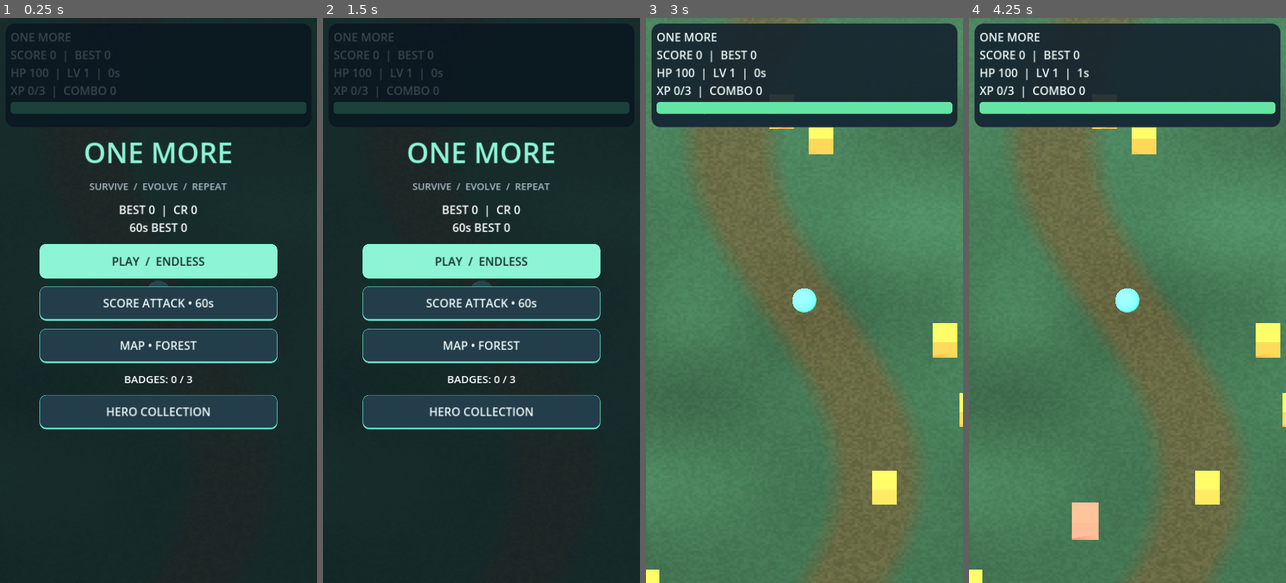
Above: before the commit, frames 1-4 (left to right).
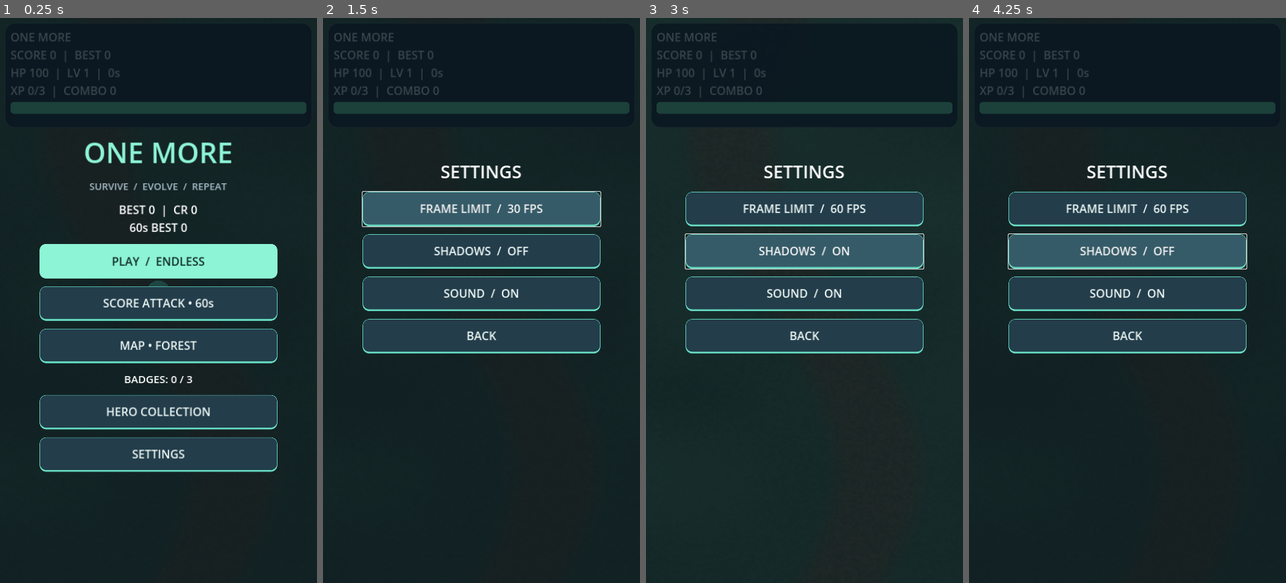
Above: after the commit, the same moments.

Repository: gemini13334-beep/---
Game: Godot game, scene res://main.tscn
The game is run twice, just before and just after one commit, with the same random seed, the same clock (stepped at 60 frames per second) and the same inputs.
Inputs (mouse positions are in pixels of both pictures, inside the frame that each line leads up to):
- Up to frame 1 (0.25 s): no input
- Up to frame 2 (1.5 s): click (481, 453) at 0.5 s, where only the run after the commit has a clickable "SETTINGS"; click (481, 210) at 1.25 s, where only the run after the commit has a clickable "FRAME LIMIT / 60 FPS"
- Up to frame 3 (3 s): click (804, 210) at 2 s, where only the run after the commit has a clickable "FRAME LIMIT / 30 FPS"; click (804, 249) at 2.75 s, where only the run after the commit has a clickable "SHADOWS / OFF"
- Up to frame 4 (4.25 s): click (1127, 249) at 3.5 s, where only the run after the commit has a clickable "SHADOWS / ON"

The runs differ from the first frame. In frame 1, 4.6% of the frame differs, in the area x 12-88%, y 74-81%; in frame 2, 23%; in frame 3, 86%, in the area x 0-100%, y 0-100%; in frame 4, 86%.

Commit message:
Add persistent mobile FPS shadow and sound settings

Diff:
--- a/one-more/arena.gd
+++ b/one-more/arena.gd
@@ -324,6 +324,73 @@
 	save_profile()
 	refresh_collection()
 
+var settings_panel: VBoxContainer
+var world_light: DirectionalLight3D
+var fps_button: Button
+var quality_button: Button
+var audio_button: Button
+var fps_limit := 60
+var high_quality := false
+var audio_enabled := true
+
+func build_settings(layer: CanvasLayer) -> void:
+	settings_panel = VBoxContainer.new()
+	layer.add_child(settings_panel)
+	settings_panel.position = Vector2(90,320)
+	settings_panel.add_theme_constant_override("separation",18)
+	var heading := Label.new()
+	heading.text = "SETTINGS"
+	heading.horizontal_alignment = HORIZONTAL_ALIGNMENT_CENTER
+	heading.add_theme_font_size_override("font_size",40)
+	settings_panel.add_child(heading)
+	fps_button = menu_button(settings_panel,"",toggle_fps)
+	quality_button = menu_button(settings_panel,"",toggle_quality)
+	audio_button = menu_button(settings_panel,"",toggle_audio)
+	menu_button(settings_panel,"BACK",show_menu)
+	settings_panel.hide()
+
+func show_settings() -> void:
+	menu.hide()
+	collection.hide()
+	settings_panel.show()
+
+func apply_settings() -> void:
+	Engine.max_fps = fps_limit
+	world_light.shadow_enabled = high_quality
+	sound.volume_db = -12.0 if audio_enabled else -80.0
+	fps_button.text = "FRAME LIMIT  /  %d FPS" % fps_limit
+	quality_button.text = "SHADOWS  /  "+("ON" if high_quality else "OFF")
+	audio_button.text = "SOUND  /  "+("ON" if audio_enabled else "OFF")
+
+func load_settings() -> void:
+	var cfg := ConfigFile.new()
+	if cfg.load("user://settings.cfg") == OK:
+		fps_limit = 30 if int(cfg.get_value("video","fps",60)) == 30 else 60
+		high_quality = bool(cfg.get_value("video","shadows",false))
+		audio_enabled = bool(cfg.get_value("audio","enabled",true))
+	apply_settings()
+
+func save_settings() -> void:
+	apply_settings()
+	var cfg := ConfigFile.new()
+	cfg.set_value("video","fps",fps_limit)
+	cfg.set_value("video","shadows",high_quality)
+	cfg.set_value("audio","enabled",audio_enabled)
+	if cfg.save("user://settings.cfg") != OK:
+		push_warning("Settings save failed")
+
+func toggle_fps() -> void:
+	fps_limit = 30 if fps_limit == 60 else 60
+	save_settings()
+
+func toggle_quality() -> void:
+	high_quality = not high_quality
+	save_settings()
+
+func toggle_audio() -> void:
+	audio_enabled = not audio_enabled
+	save_settings()
+
 func show_collection() -> void:
 	menu.hide()
 	menu_scrim.show()
@@ -331,6 +398,7 @@
 	refresh_collection()
 
 func show_menu() -> void:
+	settings_panel.hide()
 	collection.hide()
 	menu_scrim.show()
 	menu.show()
@@ -530,6 +598,7 @@
 	hero = model(sphere,Color("#62f5c5"),Vector3(0,0.5,0))
 	apply_hero_art()
 	var light := DirectionalLight3D.new()
+	world_light = light
 	add_child(light)
 	light.rotation_degrees = Vector3(-60,-30,0)
 	light.shadow_enabled = true
@@ -610,6 +679,8 @@
 	event_label.position = Vector2(24,245)
 	event_label.add_theme_font_size_override("font_size",24)
 	menu_button(menu,"HERO COLLECTION",show_collection)
+	menu_button(menu,"SETTINGS",show_settings)
+	build_settings(layer)
 	collection = VBoxContainer.new()
 	layer.add_child(collection)
 	collection.position = Vector2(90,150)
@@ -651,6 +722,7 @@
 		btn.pressed.connect(choose_upgrade.bind(i))
 	upgrades.hide()
 	load_profile()
+	load_settings()
 	refresh_collection()
 	update_hud()
 
